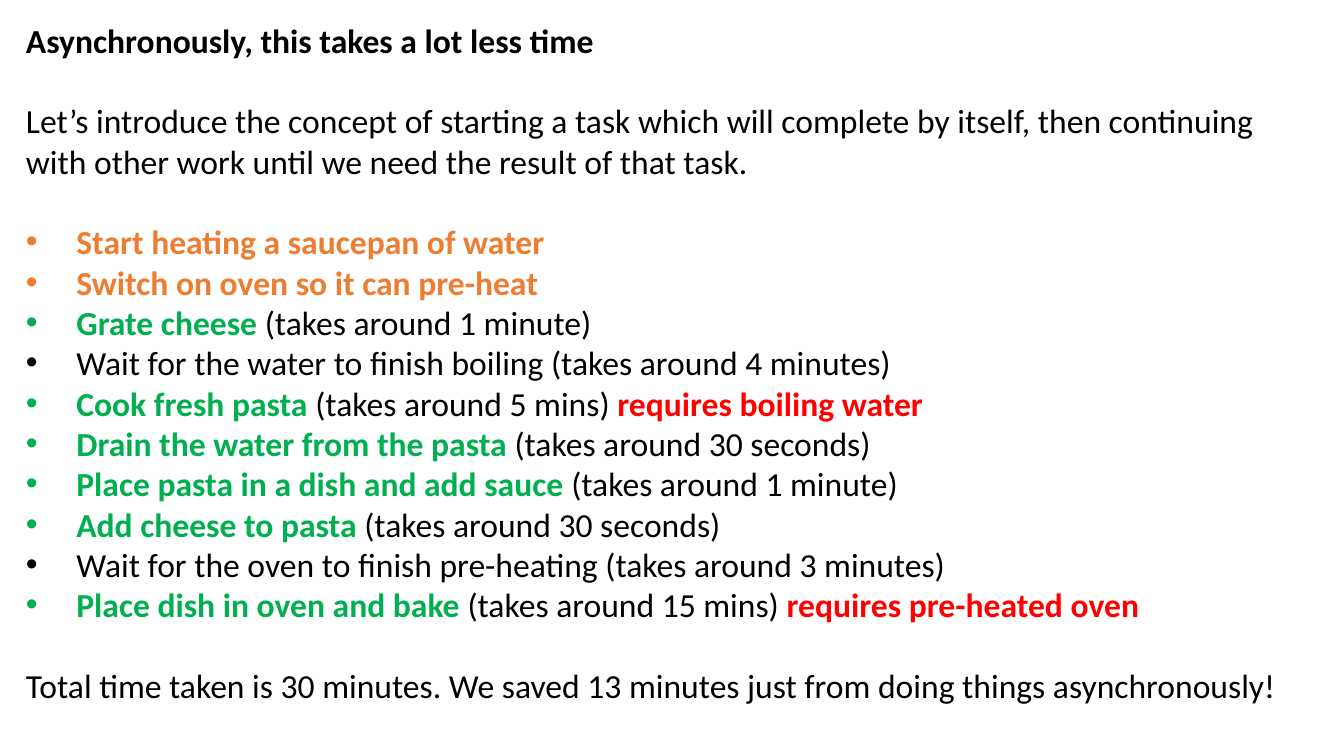
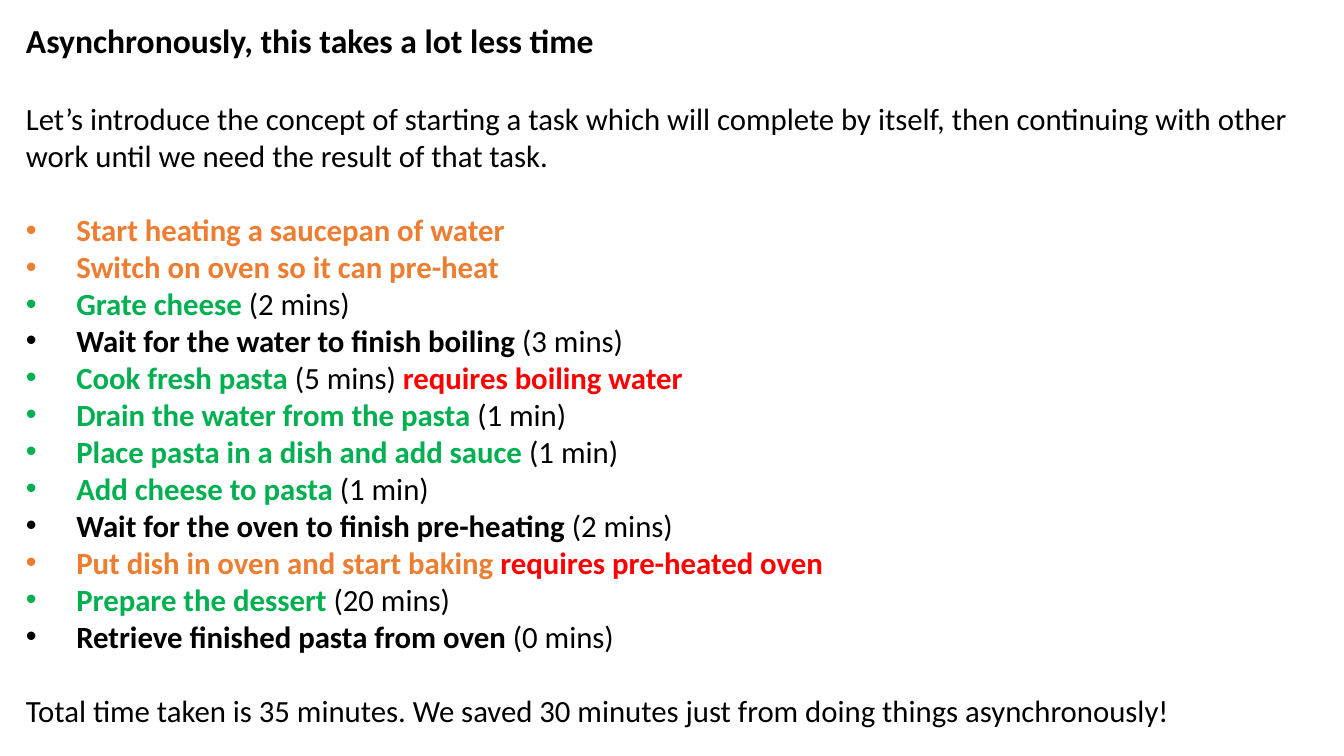
Before and after one commit to JoshKain/AsyncAwaitQuiz, a slide deck: slide 13 of Async and await presentation.pptx. Drawn at 1344x756 pixels with LibreOffice and Linux fonts; fonts in the diff are those of the drawing. Boxes give left, top, right and bottom in pixels: in the first picture for what was removed or moved away, otherwise in the second. Text is boxed around its words. In the diff, an @@ line names an element or a change of style, - is before the commit and + after.

```diff
--- a/Async and await presentation.pptx
+++ b/Async and await presentation.pptx
@@ text at (26,108,1287,283): size 24 to 22 pt in "Let’s introduce the concept of starting a ...", "Start heating a saucepan of water", "Switch on oven so it can pre-heat" @@
@@ text at (26,292,1168,728): text changed; size 24 to 22 pt; bold on @@
-• Grate cheese (takes around 1 minute)
-• Wait for the water to finish boiling (takes around 4 minutes)
-• Cook fresh pasta (takes around 5 mins) requires boiling water
-• Drain the water from the pasta (takes around 30 seconds)
-• Place pasta in a dish and add sauce (takes around 1 minute)
-• Add cheese to pasta (takes around 30 seconds)
-• Wait for the oven to finish pre-heating (takes around 3 minutes)
-• Place dish in oven and bake (takes around 15 mins) requires pre-heated oven
-Total time taken is 30 minutes. We saved 13 minutes just from doing things asynchronously!
+• Grate cheese (2 mins)
+• Wait for the water to finish boiling (3 mins)
+• Cook fresh pasta (5 mins) requires boiling water
+• Drain the water from the pasta (1 min)
+• Place pasta in a dish and add sauce (1 min)
+• Add cheese to pasta (1 min)
+• Wait for the oven to finish pre-heating (2 mins)
+• Put dish in oven and start baking requires pre-heated oven
+• Prepare the dessert (20 mins)
+• Retrieve finished pasta from oven (0 mins)
+Total time taken is 35 minutes. We saved 30 minutes just from doing things asynchronously!
```
Also in this commit, not shown: 7 other slides changed.
